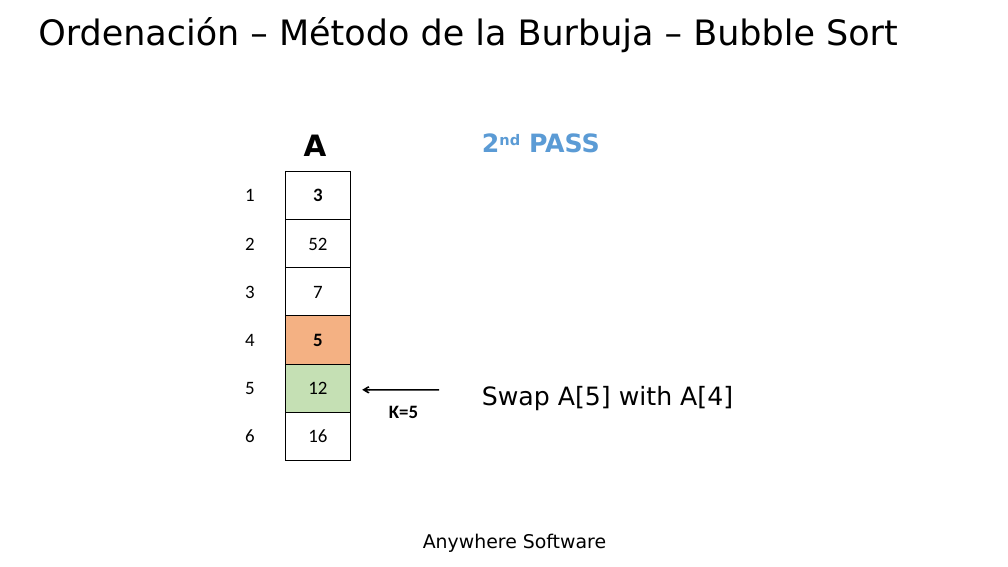
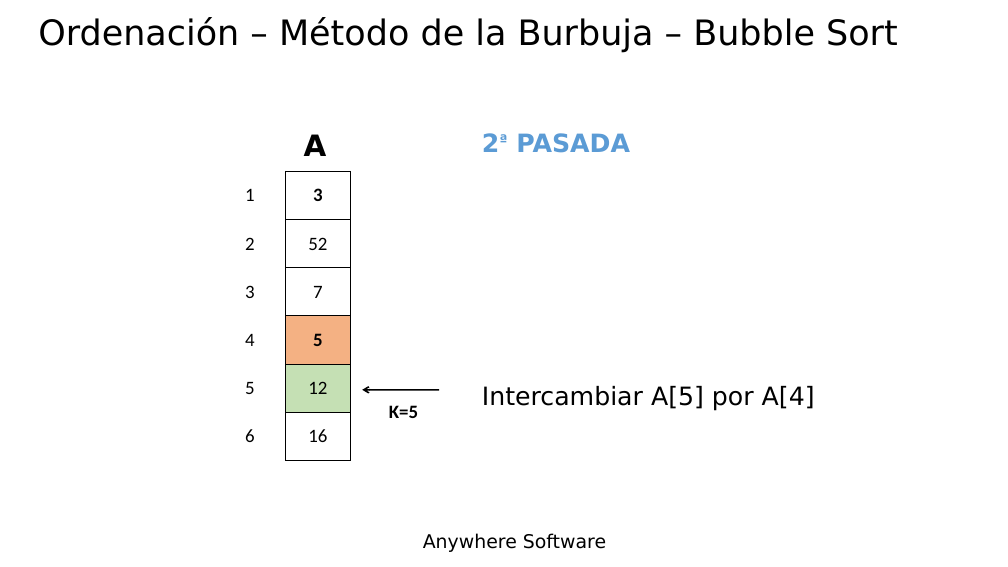
Before and after one commit to Lamashino/Teaching-B4J, a slide deck: slide 30 of Tema 14 - Matrices - Arrays/Tema 14 - Matrices - Arrays.pptx. Drawn at 1008x567 pixels with LibreOffice and Linux fonts; fonts in the diff are those of the drawing; background and template pictures are left out. Boxes give left, top, right and bottom in pixels: in the first picture for what was removed or moved away, otherwise in the second. Text is boxed around its words. In the diff, an @@ line names an element or a change of style, - is before the commit and + after.

```diff
--- a/Tema 14 - Matrices - Arrays/Tema 14 - Matrices - Arrays.pptx
+++ b/Tema 14 - Matrices - Arrays/Tema 14 - Matrices - Arrays.pptx
@@ text at bbox=[516, 133, 630, 153]: text changed @@
-2nd PASS
+2ª PASADA
@@ text at bbox=[482, 386, 815, 411]: text changed @@
-Swap A[5] with A[4]
+Intercambiar A[5] por A[4]
```
Also in this commit, not shown: 22 other slides changed.
